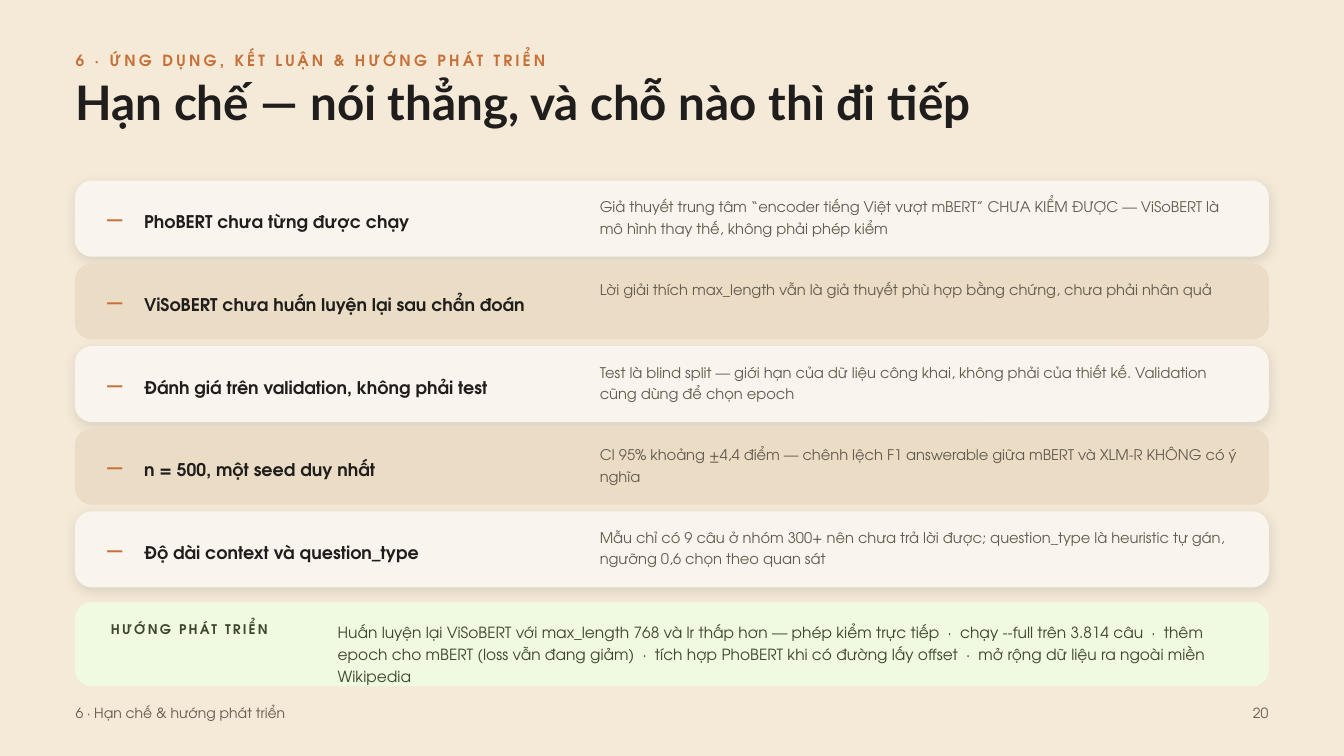
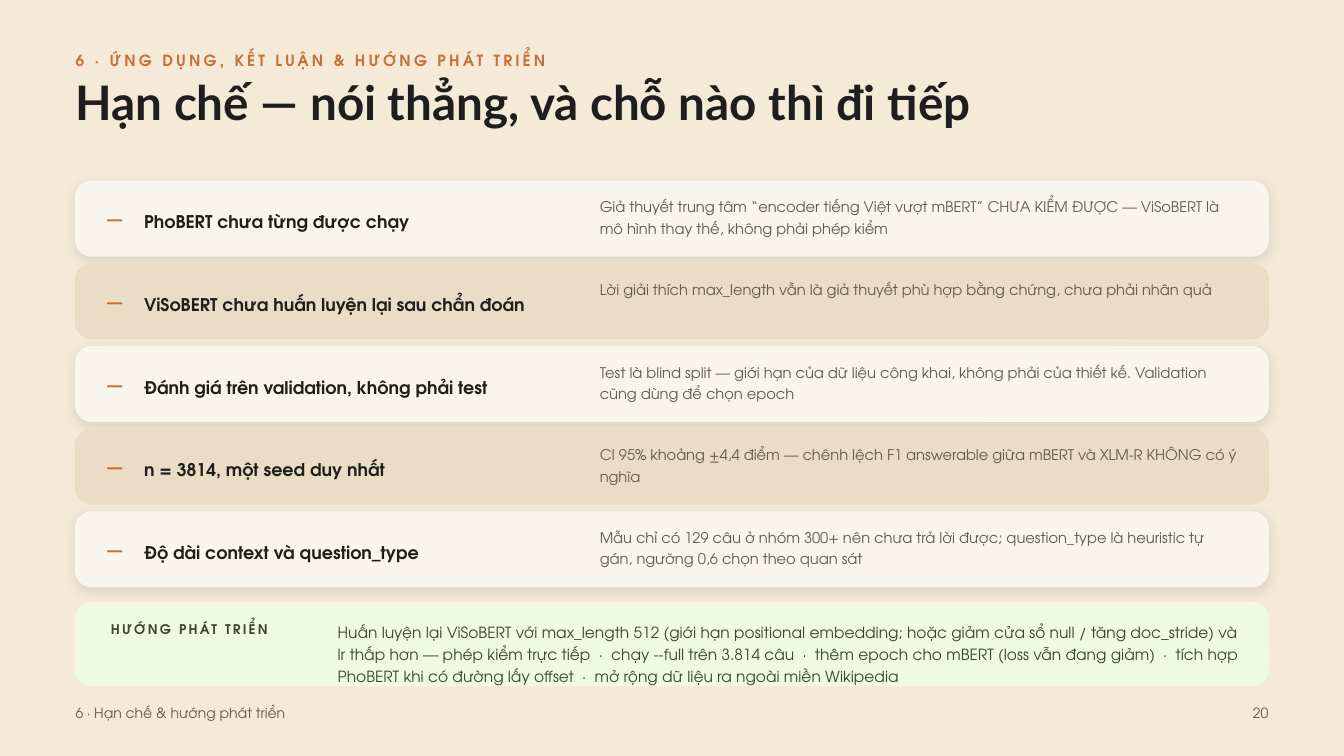
Before and after one commit to minhdang900/uit-vietnamese-mrc, a slide deck: slide 20 of slides/CS116_T11_Slide_BaoCao.pptx. Drawn at 1344x756 pixels with LibreOffice and Linux fonts; fonts in the diff are those of the drawing. Boxes give left, top, right and bottom in pixels: in the first picture for what was removed or moved away, otherwise in the second. Text is boxed around its words. In the diff, an @@ line names an element or a change of style, - is before the commit and + after.

```diff
--- a/slides/CS116_T11_Slide_BaoCao.pptx
+++ b/slides/CS116_T11_Slide_BaoCao.pptx
@@ text at [144, 459, 385, 480]: text changed @@
-n = 500, một seed duy nhất
+n = 3814, một seed duy nhất
@@ text at [600, 530, 1204, 567]: text changed @@
-Mẫu chỉ có 9 câu ở nhóm 300+ nên chưa trả lời được; question_type là heuristic tự gán, ngưỡng 0,6 chọn theo quan sát
+Mẫu chỉ có 129 câu ở nhóm 300+ nên chưa trả lời được; question_type là heuristic tự gán, ngưỡng 0,6 chọn theo quan sát
@@ text at [338, 623, 1238, 686]: text changed @@
-Huấn luyện lại ViSoBERT với max_length 768 và lr thấp hơn — phép kiểm trực tiếp · chạy --full trên 3.814 câu · thêm epoch cho mBERT (loss vẫn đang giảm) · tích hợp PhoBERT khi có đường lấy offset · mở rộng dữ liệu ra ngoài miền Wikipedia
+Huấn luyện lại ViSoBERT với max_length 512 (giới hạn positional embedding; hoặc giảm cửa sổ null / tăng doc_stride) và lr thấp hơn — phép kiểm trực tiếp · chạy --full trên 3.814 câu · thêm epoch cho mBERT (loss vẫn đang giảm) · tích hợp PhoBERT khi có đường lấy offset · mở rộng dữ liệu ra ngoài miền Wikipedia
```
Also in this commit, not shown: 8 other slides changed, 1 slide added.
